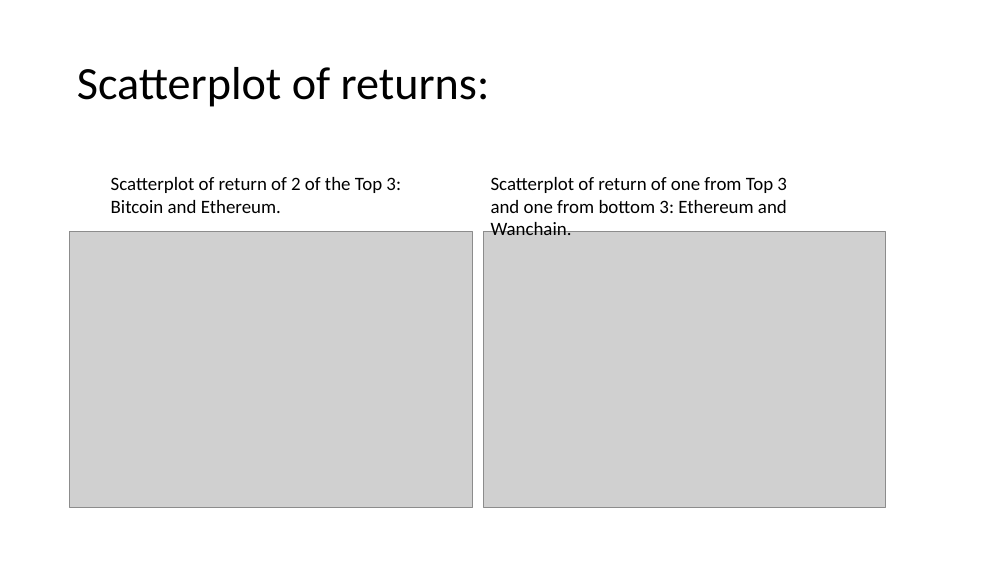
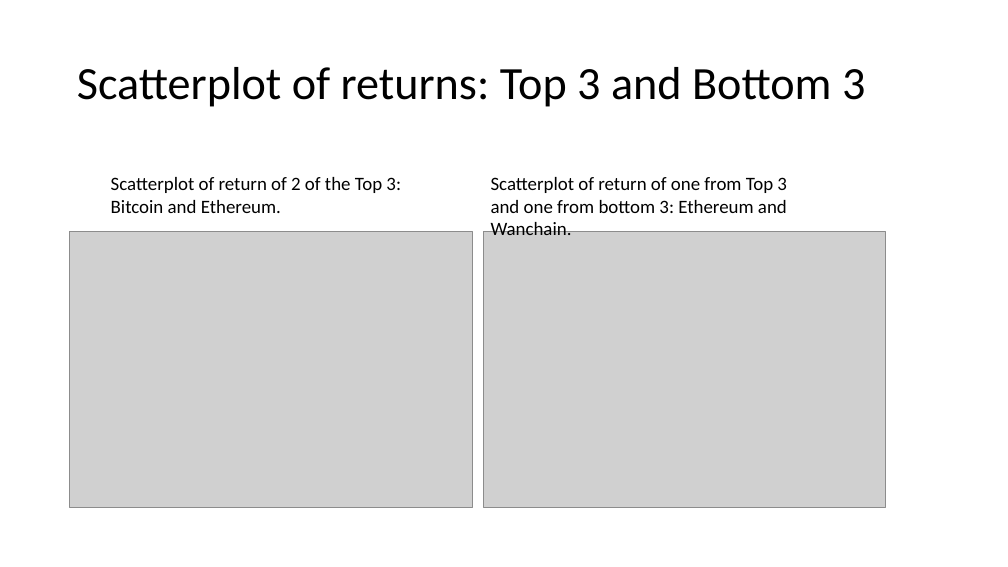
Before and after one commit to kevzha/CryptoAnalysis, a slide deck: slide 7 of Crypto Presentation .ppt. Drawn at 1008x567 pixels with LibreOffice and Linux fonts; fonts in the diff are those of the drawing; grey boxes stand for pictures. Boxes give left, top, right and bottom in pixels: in the first picture for what was removed or moved away, otherwise in the second. Text is boxed around its words. In the diff, an @@ line names an element or a change of style, - is before the commit and + after.

```diff
--- a/Crypto Presentation .ppt
+++ b/Crypto Presentation .ppt
@@ title at <box>77,67,865,107</box>: text changed @@
-Scatterplot of returns:
+Scatterplot of returns: Top 3 and Bottom 3
```
Also in this commit, not shown: 3 other slides changed, 1 slide added, 1 slide removed, 5 other files.
